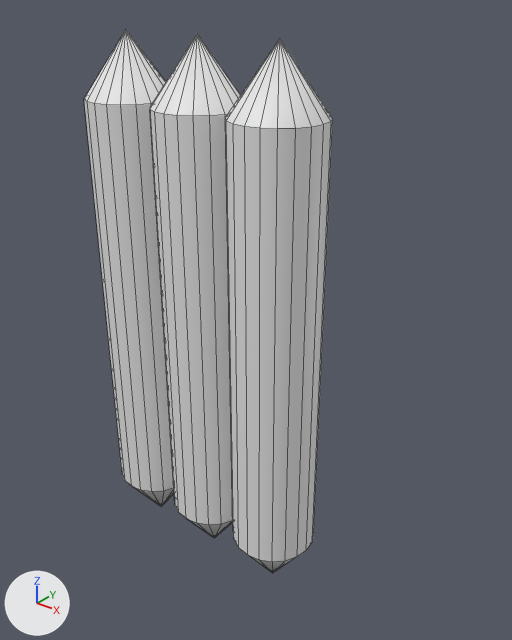
The FBX model Assets/Gate-Side.fbx as it was, and as the next commit left it.
Rendered twice from a 50 mm lens placed at (0.1004, -0.0641, 0.0808), pointed at (0.0472, 0.0024, 0.0395). The axes (+X, +Y, +Z) are drawn at lower left. The lights are the same throughout. Mesh edges are drawn as thin lines. Materials are left out; every surface is plain grey. Where no turn or scale is listed for an object, it has been applied to the vertices.

The scene before the commit, as lines of its bpy script (objects in view):
```python
me_mesh = bpy.data.meshes.new('Mesh')
me_mesh.from_pydata(...)  # a UV sphere (20 segments, 3 rings, poles along z) spanning x -0.0179..-0.006, y -0.0059..0.0059, z -0.0377..0.0377, material slot 0; a UV sphere (20 segments, 3 rings, poles along z) spanning x 0.006..0.0179, y -0.0059..0.0059, z -0.0377..0.0377, material slot 1; a UV sphere (20 segments, 3 rings, poles along z) spanning x -0.0058..0.006, y -0.0059..0.0059, z -0.0377..0.0377, material slot 2
me_mesh.materials.append(mat_wood)
me_mesh.materials.append(mat_file1material)
me_mesh.materials.append(mat_lambert1)
ob_polysurface3 = bpy.data.objects.new('polySurface3', me_mesh)
ob_polysurface3.location = (0.0404, 0.0, 0.0372)
```
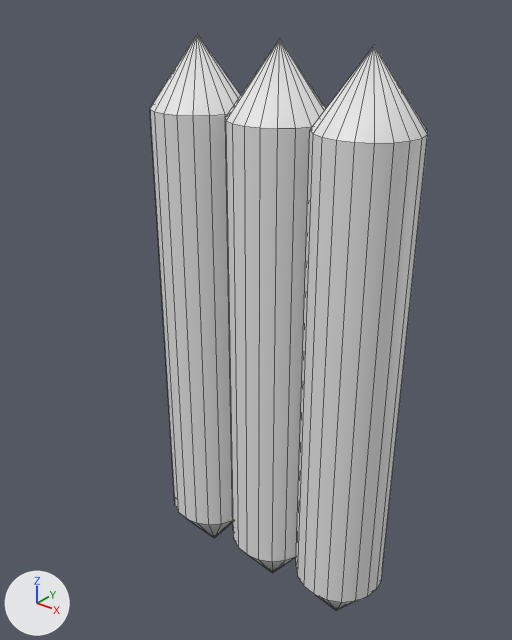
Where the newer file only moved an object's origin or applied its transform, the numbers keep the older frame.

Pixel boxes [x1, y1, x2, y2] of what changed, in the pictures (512 x 640 px; the box of a moved part takes in the faces that stretch with it):
'polySurface3', reshaped (12% wider, 6% taller): before [84, 30, 333, 573]; after [150, 34, 428, 611]
part 1 of me_mesh, moved or reshaped: before [84, 30, 174, 507]; after [150, 34, 240, 538]
part 2 of me_mesh, moved or reshaped: before [150, 34, 241, 538]; after [296, 45, 428, 611]

The change, as a diff of the scene's bpy script:
```diff
--- a/Assets/Gate-Side.fbx.py
+++ b/Assets/Gate-Side.fbx.py
@@ me_mesh @@
 me_mesh.from_pydata(...)  # 126 vertices, 180 faces; spans x -0.0179..0.0179, y -0.0059..0.0059, z -0.0377..0.0377
 # used by ob_polysurface3; location = (0.0404, 0.0, 0.0372)
+# me_mesh part 1: the loose piece of 42 vertices spanning x -0.0179..-0.006, y -0.0059..0.0059, z -0.0377..0.0377 is moved by (0.012, 0.0, 0.0)
+# me_mesh part 2: the loose piece of 42 vertices spanning x -0.0058..0.006, y -0.0059..0.0059, z -0.0377..0.0377 is moved by (0.0232, 0.0, 0.0)
```
